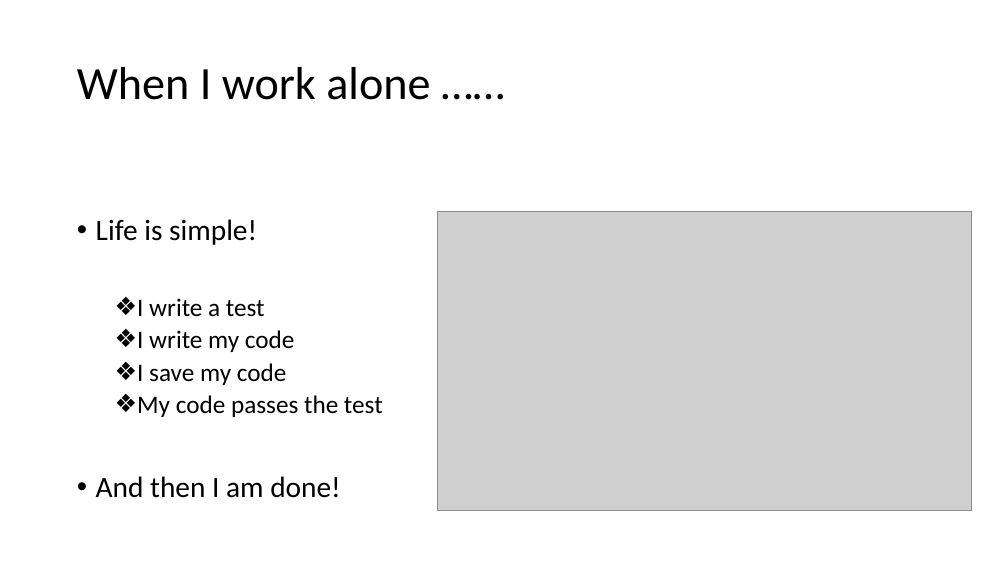
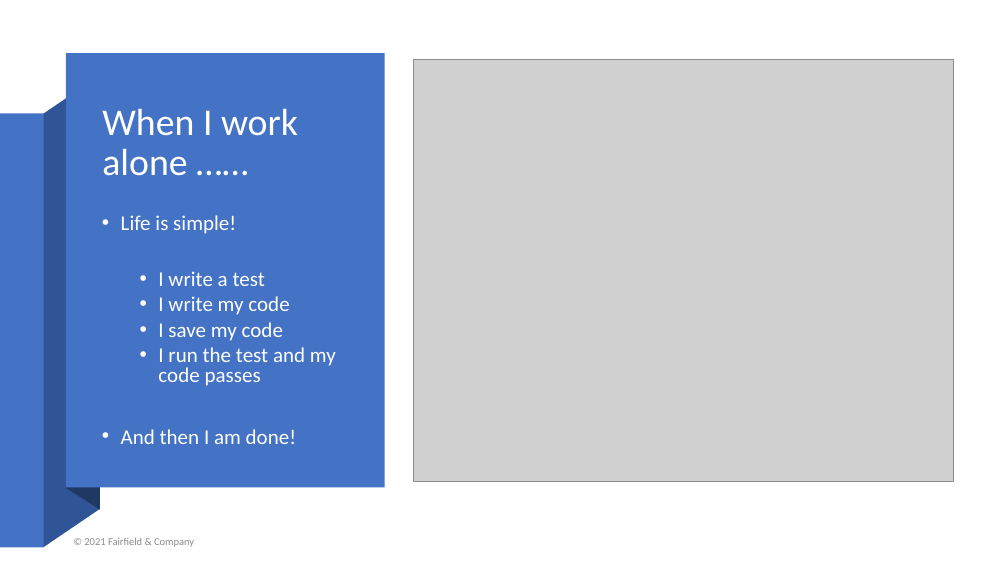
Before and after one commit to BackpackTrainer/gitProject, a slide deck: slide 2 of Git.pptx. Drawn at 1008x567 pixels with LibreOffice and Linux fonts; fonts in the diff are those of the drawing; grey boxes stand for pictures. Boxes give left, top, right and bottom in pixels: in the first picture for what was removed or moved away, otherwise in the second. Text is boxed around its words. In the diff, an @@ line names an element or a change of style, - is before the commit and + after.

```diff
--- a/Git.pptx
+++ b/Git.pptx
@@ rectangle added at box(66, 53, 385, 487), fill #4472C4 @@
@@ freeform shape added at box(67, 53, 101, 510), fill #203864 @@
@@ freeform shape added at box(43, 76, 100, 548), fill #2F5597 @@
@@ title "When I work alone ……": place and size @@
-title "When I work alone ……" at box(77, 67, 430, 100)
+title "When I work alone ……" at box(102, 108, 298, 176)
@@ title "When I work alone ……" at box(102, 108, 298, 176): size 44 to 36 pt, text colour #000000 to #FFFFFF @@
@@ picture: place and size @@
-picture at box(438, 212, 972, 511)
+picture at box(414, 60, 954, 482)
@@ rectangle added at box(0, 113, 44, 547), fill #4472C4 @@
@@ text "Life is simple!": place and size @@
-text "Life is simple!" at box(96, 219, 383, 498)
+text "Life is simple!" at box(121, 215, 336, 444)
@@ text at box(121, 215, 296, 444): size 28 to 20 pt in "Life is simple!", "And then I am done!"; text colour #000000 to #FEFFFF in "Life is simple!", "I write a test", "I write my code", "I save my code" and 1 more places; size 24 to 20 pt in "I write a test", "I write my code", "I save my code"; line spacing 0.9 to 0.8; bullet ❖ to • @@
@@ text at box(158, 347, 336, 386): text changed; size 24 to 20 pt; text colour #000000 to #FEFFFF @@
-  ❖ My code passes the test
+  • I run the test and my code passes
@@ text added at box(84, 538, 194, 547), 10 pt, text #8C8C8C @@
+© 2021 Fairfield & Company
```
Also in this commit, not shown: 43 other slides changed.
